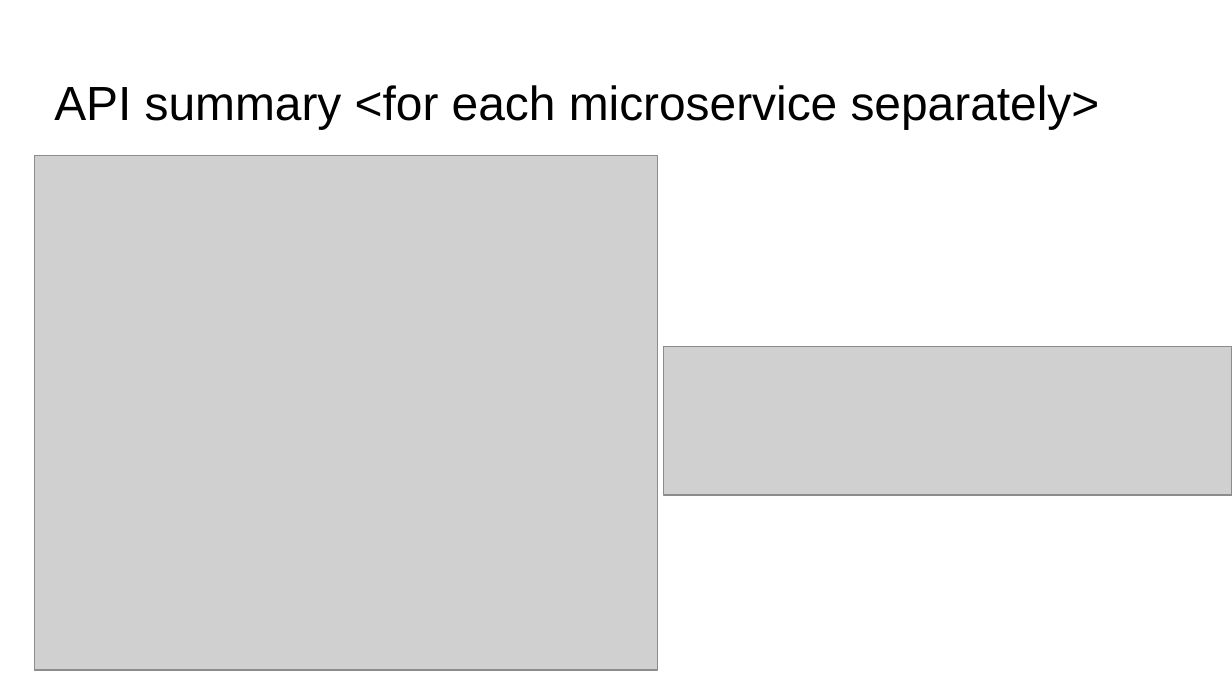
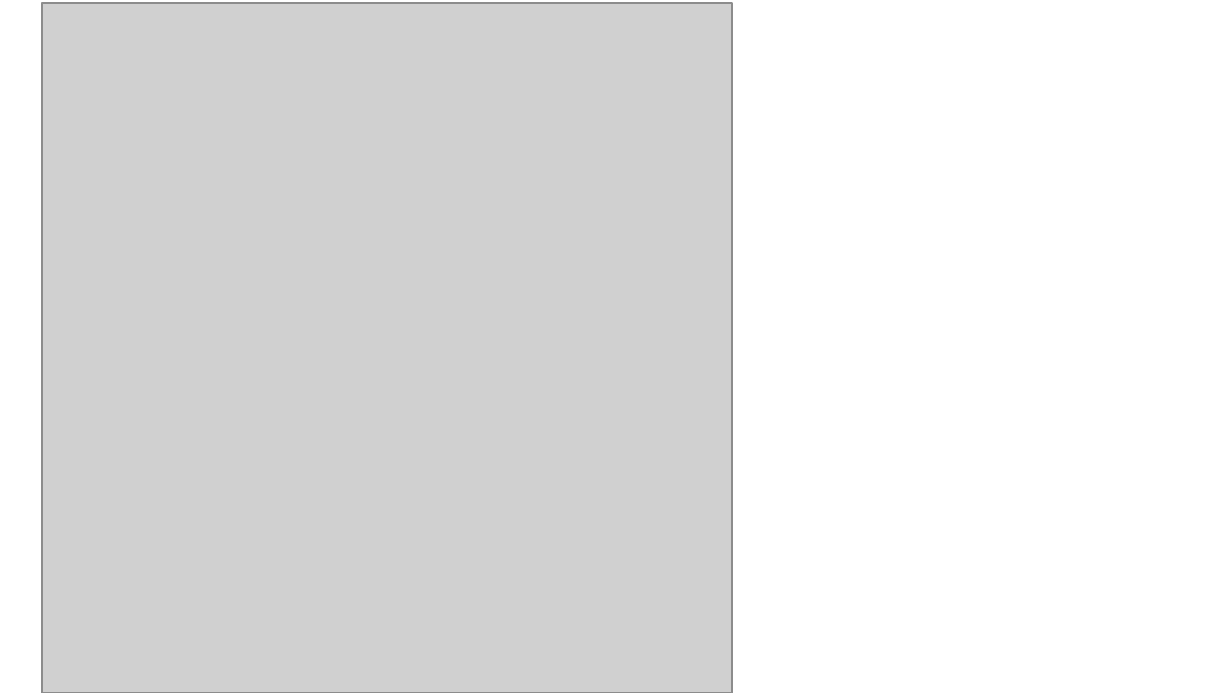
Before and after one commit to Renki-mipt/Software-Systems-Design, a slide deck: slide 5 of DataDesign_task11/Task11_Data design.pptx. Drawn at 1232x693 pixels with LibreOffice and Linux fonts; fonts in the diff are those of the drawing; grey boxes stand for pictures. Boxes give left, top, right and bottom in pixels: in the first picture for what was removed or moved away, otherwise in the second. Text is boxed around its words. In the diff, an @@ line names an element or a change of style, - is before the commit and + after.

```diff
--- a/DataDesign_task11/Task11_Data design.pptx
+++ b/DataDesign_task11/Task11_Data design.pptx
@@ picture: place and size @@
-picture at <box>34,155,658,670</box>
+picture at <box>42,2,732,692</box>
@@ title removed at <box>54,85,1100,129</box> @@
-API summary <for each microservice separately>
@@ picture removed at <box>664,346,1232,495</box> @@
```
Also in this commit, not shown: 1 other slide changed, 4 slides added, 3 slides removed, 4 other files.
